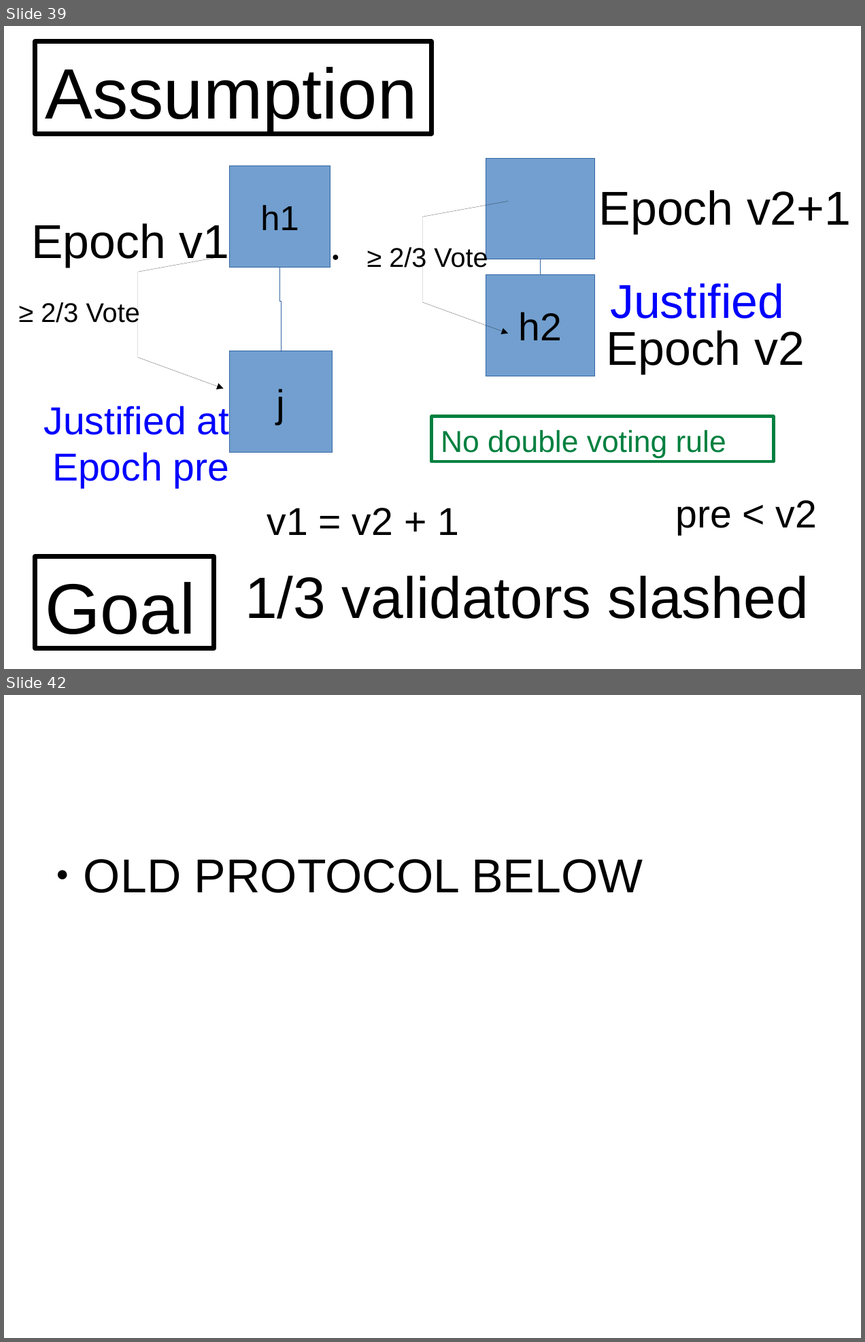
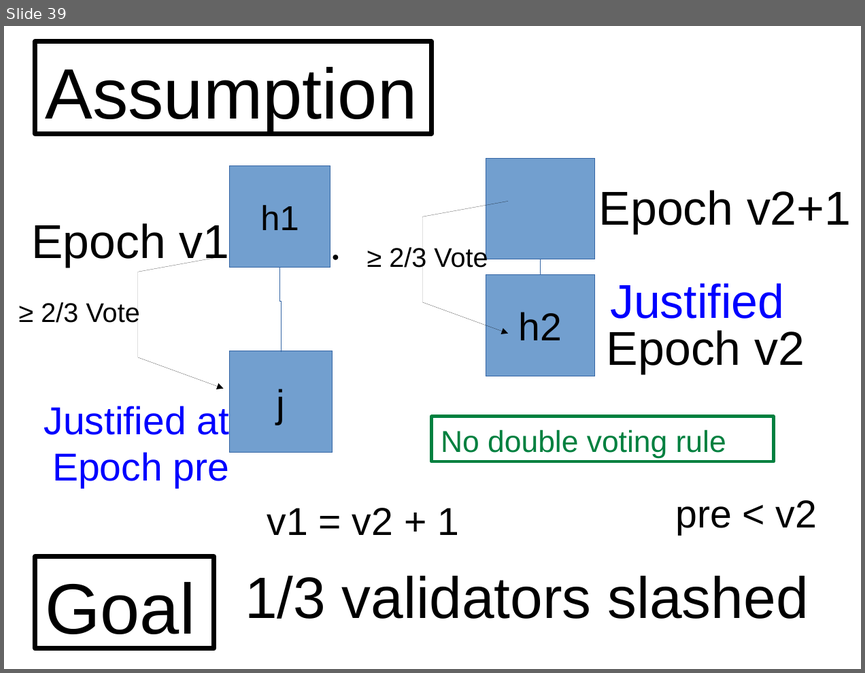
Before and after one commit to palmskog/pos, a slide deck: slide.odp. Shown one above the other, each under a label of ours: slides 39 and 42 before the commit, slide 39 after it; the slides between them are not shown. The pictures are 865x1342 and 865x673 pixels, drawn with LibreOffice and Linux fonts; fonts in the diff are those of the drawing. Boxes give left, top, right and bottom in pixels: in the first picture for what was removed or moved away, otherwise in the second. Text is boxed around its words. In the diff, an @@ line names an element or a change of style, - is before the commit and + after.

```diff
--- a/slide.odp
+++ b/slide.odp
@@ slide 42 removed at (4, 695, 861, 1338), background #FFFFFF @@
@@ text removed at (84, 859, 643, 893) @@
-● OLD PROTOCOL BELOW
```
Also in this commit, not shown: 1 slide added, 22 other slides removed.
